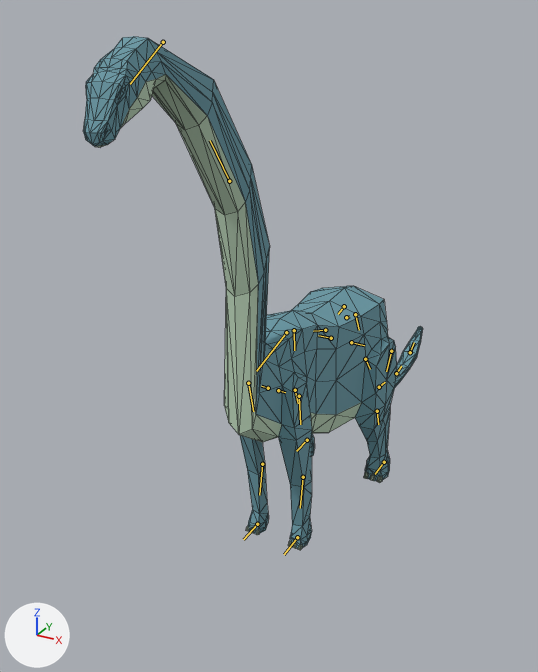
Before and after pictures for a commit that changed the glTF model dinosaur-park-test/models/brachiosaurus.glb.
Rendered twice from a camera (50 mm lens) standing at (13.3, -29.8, 22.7) and looking at (-2.4, -1.3, 8.4). The lights are fixed; the arrows at lower left show +X, +Y and +Z. The first picture is the older version. Both versions are drawn at frame 153 of the action 'Idle bow'; the numbers are the values there. The bones that change, and the others that lie on the model, are drawn over the model as lines. Mesh edges are drawn as thin lines.
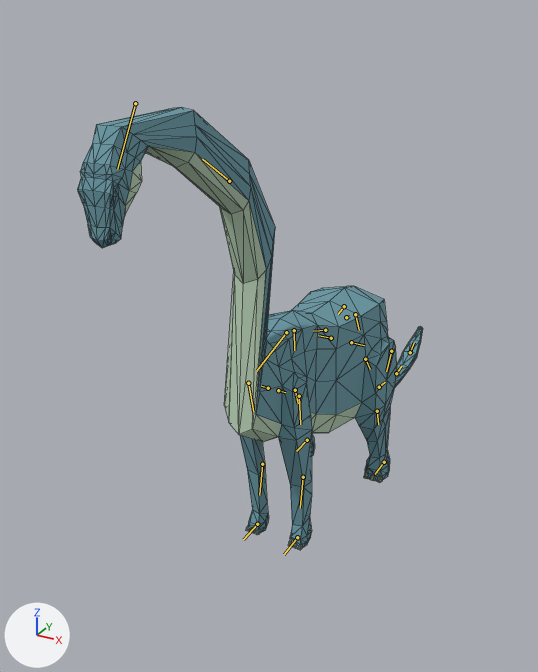
Boxes (x1, y1, x2, y2) around the edits, measured in the pictures (538 x 672 px):
'Cylinder', posed (14% shorter): before (83, 36, 423, 550); after (77, 107, 423, 550)
bone 'Neck', root to tip: before (229, 181) to (210, 140); after (229, 181) to (202, 159)
bone 'Head', root to tip: before (163, 42) to (130, 84); after (135, 103) to (117, 169)

What changed in the scene script:
```text
Change bone_neck:
    where bone_neck = bpy.data.objects['Armature'].pose.bones['Neck']  # child of 'Shoulders'
    bone_neck.rotation_quaternion: (0.98, -0.199, 0.0, 0.0) -> (0.927, -0.375, 0.0, 0.0)  # degrees (-23, 0, 0) -> degrees (-44, 0, 0)
Change bone_head:
    where bone_head = bpy.data.objects['Armature'].pose.bones['Head']  # child of 'Neck'
    bone_head.rotation_quaternion: (0.99, -0.131, 0.0, 0.061) -> (0.981, -0.175, -0.001, 0.082)  # degrees (-15, 1, 7) -> degrees (-20, 2, 9)
```
